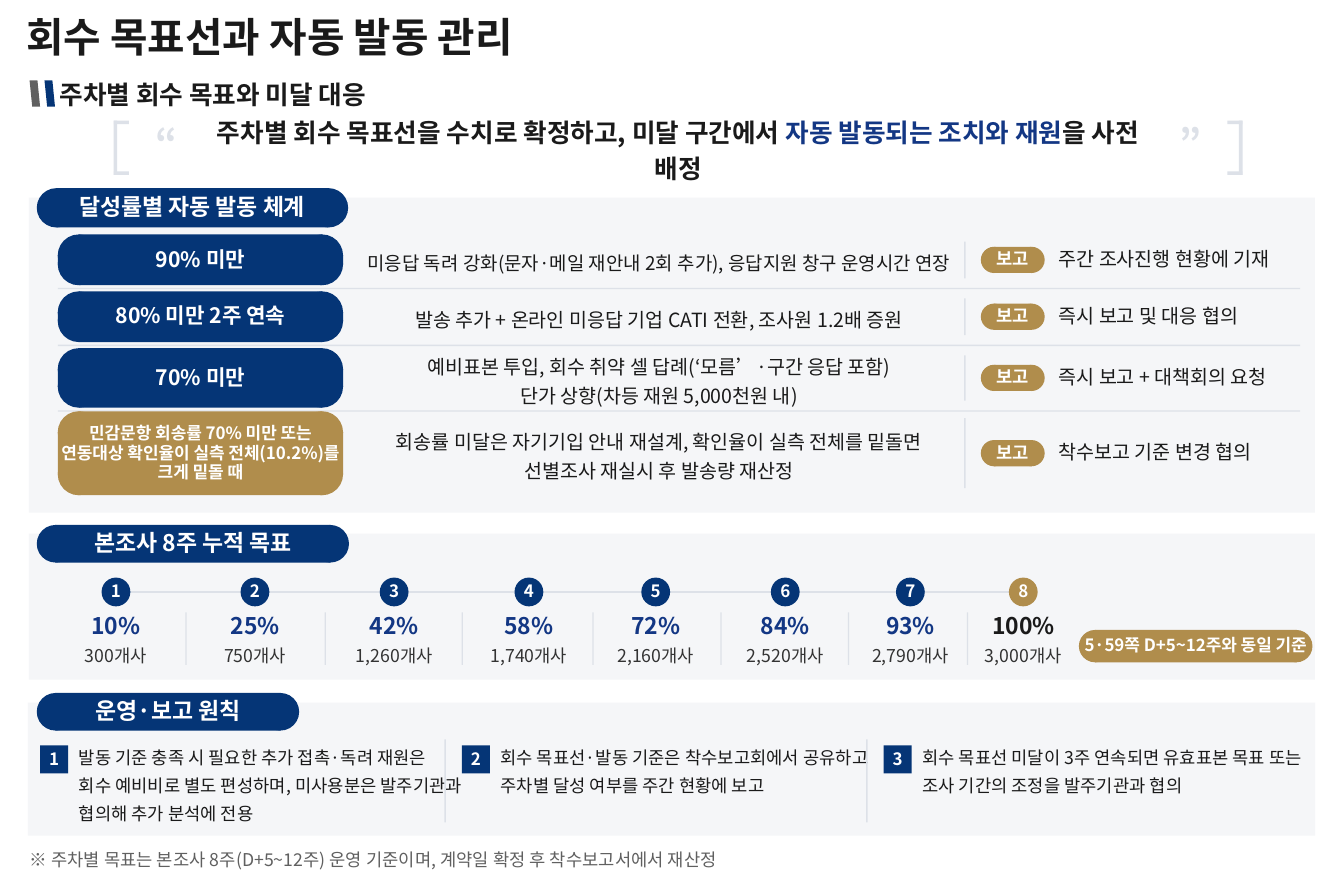
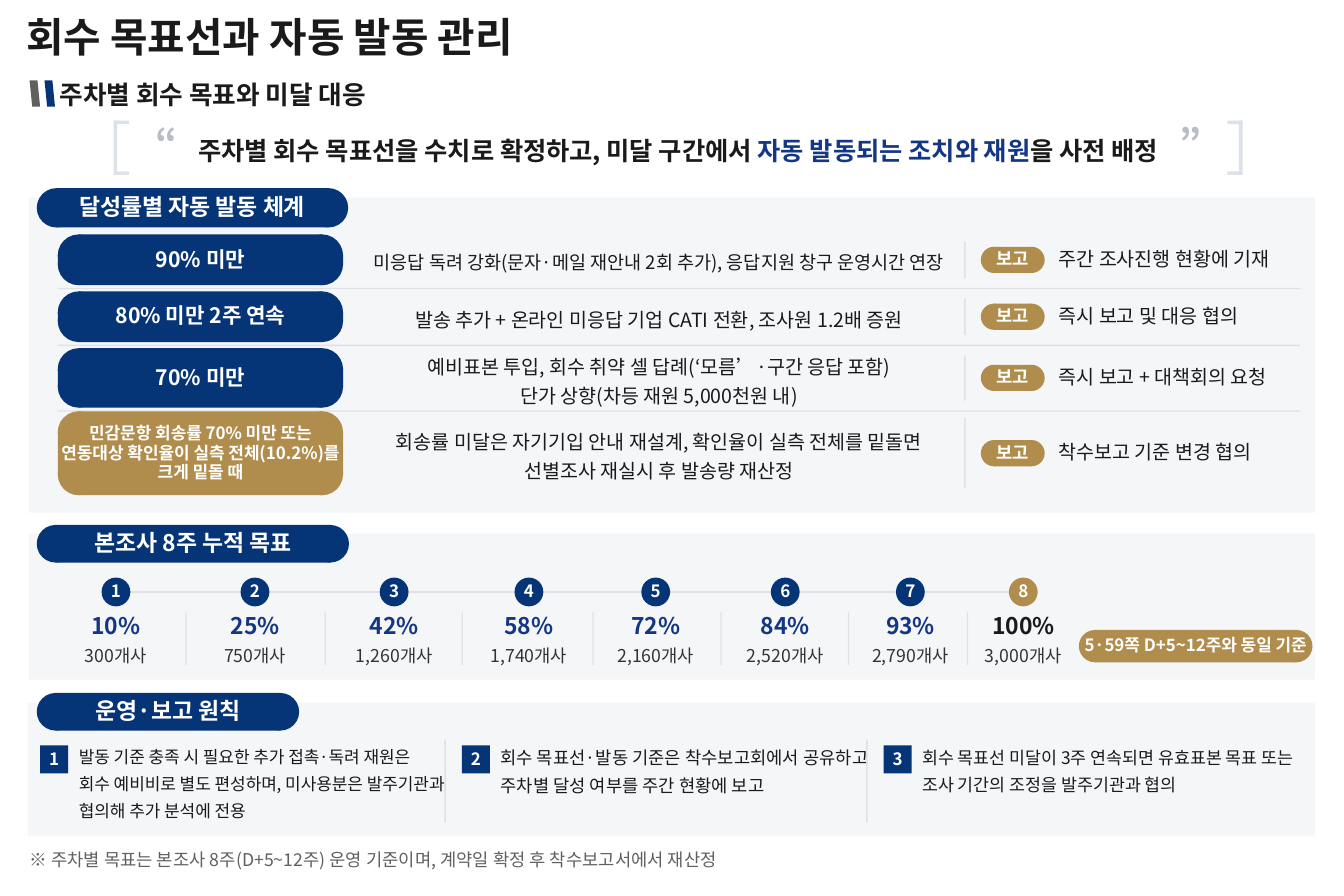
Before and after one commit to ykimyumi-ai/kstat-pm, a slide deck: slide 1 of deck/namp-2026/out/2026_납품대금연동제_실태조사_제안서_발췌11p.pptx. Drawn at 1344x896 pixels with LibreOffice and Linux fonts; fonts in the diff are those of the drawing. Boxes give left, top, right and bottom in pixels: in the first picture for what was removed or moved away, otherwise in the second. Text is boxed around its words. In the diff, an @@ line names an element or a change of style, - is before the commit and + after.

```diff
--- a/deck/namp-2026/out/2026_납품대금연동제_실태조사_제안서_발췌11p.pptx
+++ b/deck/namp-2026/out/2026_납품대금연동제_실태조사_제안서_발췌11p.pptx
@@ text "“" at bbox=[141, 122, 193, 155]: text colour #DDE1E8 to #B9BEC6 @@
@@ text "주차별 회수 목표선을 수치로 확정하고, ..." at bbox=[198, 138, 1159, 166]: size 15.1 to 14.9 pt @@
@@ text "”" at bbox=[1164, 122, 1217, 155]: text colour #DDE1E8 to #B9BEC6 @@
@@ text "미응답 독려 강화(문자·메일 재안내 2회 ..." at bbox=[374, 253, 944, 273]: size 11.1 to 10.9 pt @@
@@ text "발동 기준 충족 시 필요한 ..." at bbox=[79, 749, 445, 819]: size 10.4 to 10 pt @@
@@ text "회수 목표선 미달이 3주 연속되면 ..." at bbox=[922, 749, 1294, 793]: size 10.4 to 10.2 pt @@
```
Also in this commit, not shown: 10 other slides changed, 9 other files.
